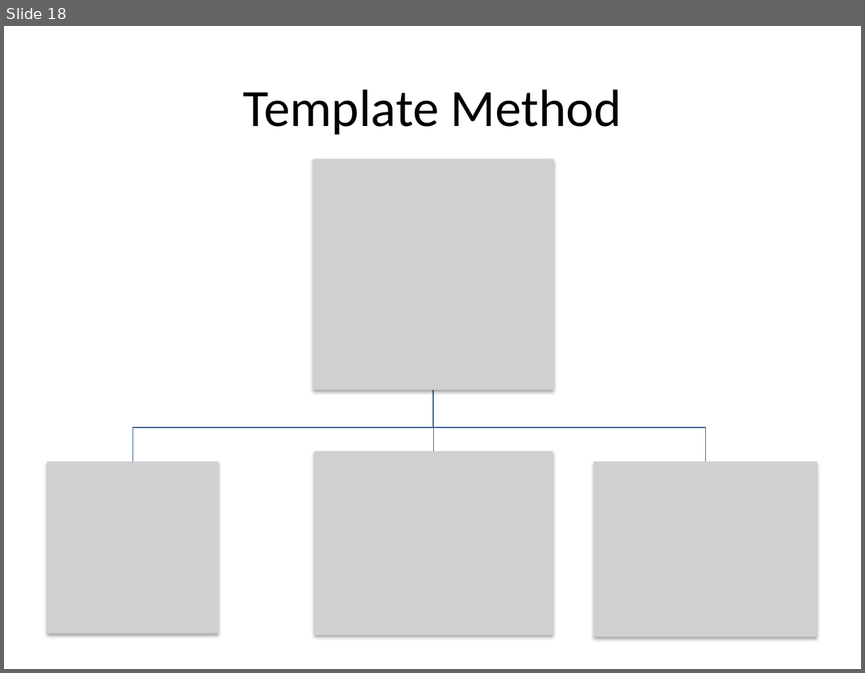
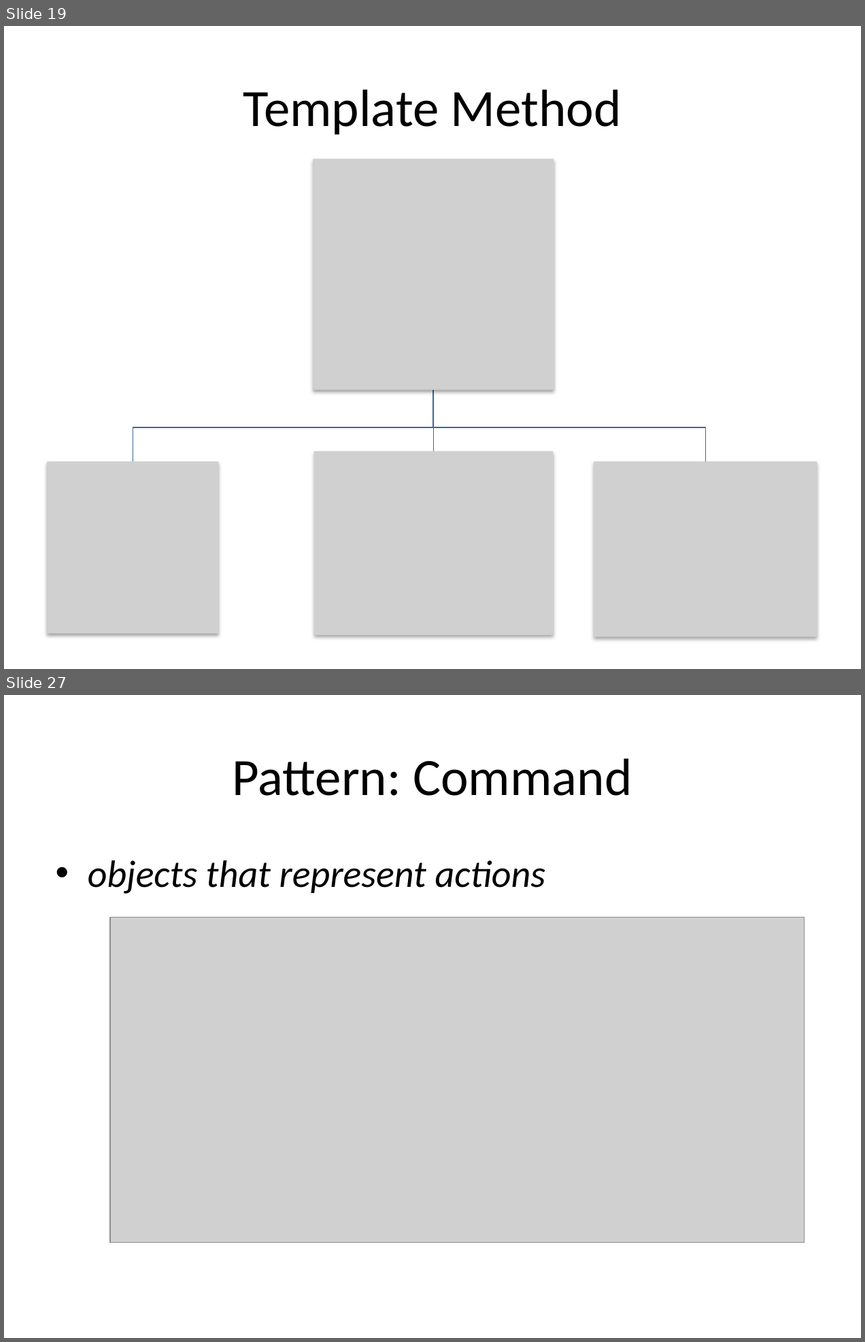
Before and after one commit to taole/slide, a slide deck: designpatter.pptx. Shown one above the other, each under a label of ours: slide 18 before the commit, slides 19 and 27 after it; the slides between them are not shown. The pictures are 865x673 and 865x1342 pixels, drawn with LibreOffice and Linux fonts; fonts in the diff are those of the drawing; grey boxes stand for pictures. Boxes give left, top, right and bottom in pixels: in the first picture for what was removed or moved away, otherwise in the second. Text is boxed around its words. In the diff, an @@ line names an element or a change of style, - is before the commit and + after.

```diff
--- a/designpatter.pptx
+++ b/designpatter.pptx
@@ slide 27 added at [4, 695, 861, 1338], background #FFFFFF @@
@@ title added at [232, 758, 632, 796], 44 pt, text #000000 @@
+Pattern: Command
@@ text added at [88, 860, 546, 894], 32 pt, text #000000, italic @@
+• objects that represent actions
@@ picture added at [110, 917, 804, 1242] @@
@@ what was slide 18 is now slide 19 @@
```
Also in this commit, not shown: 2 slides changed, 13 other slides added.
